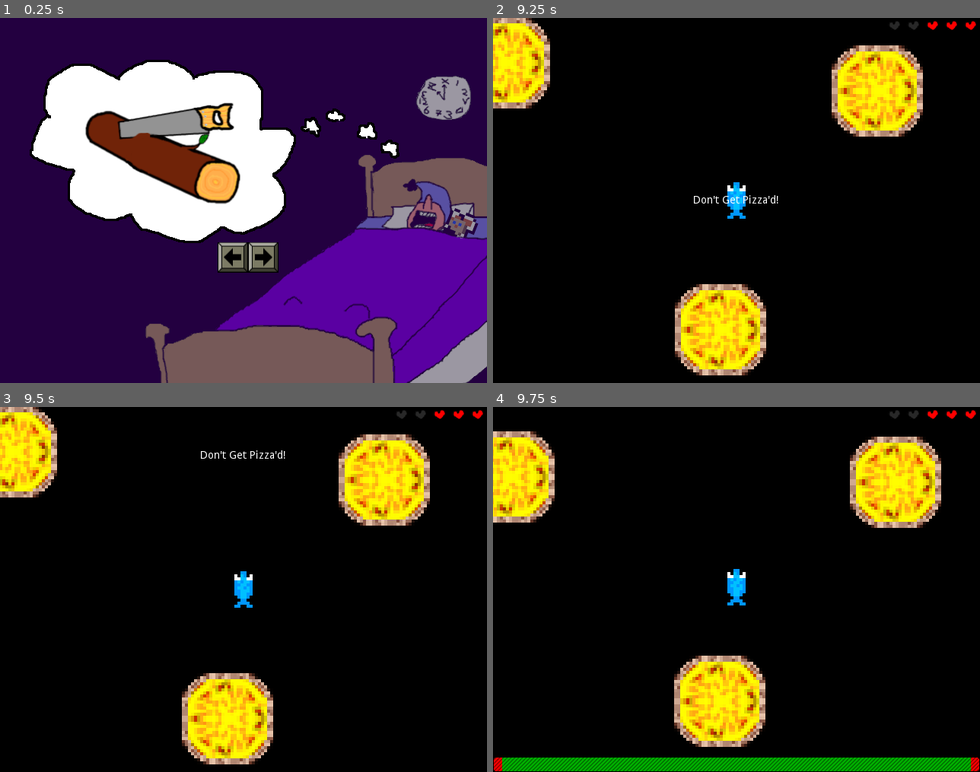
Above: before the commit, frames 1-4 (two rows, left to right).
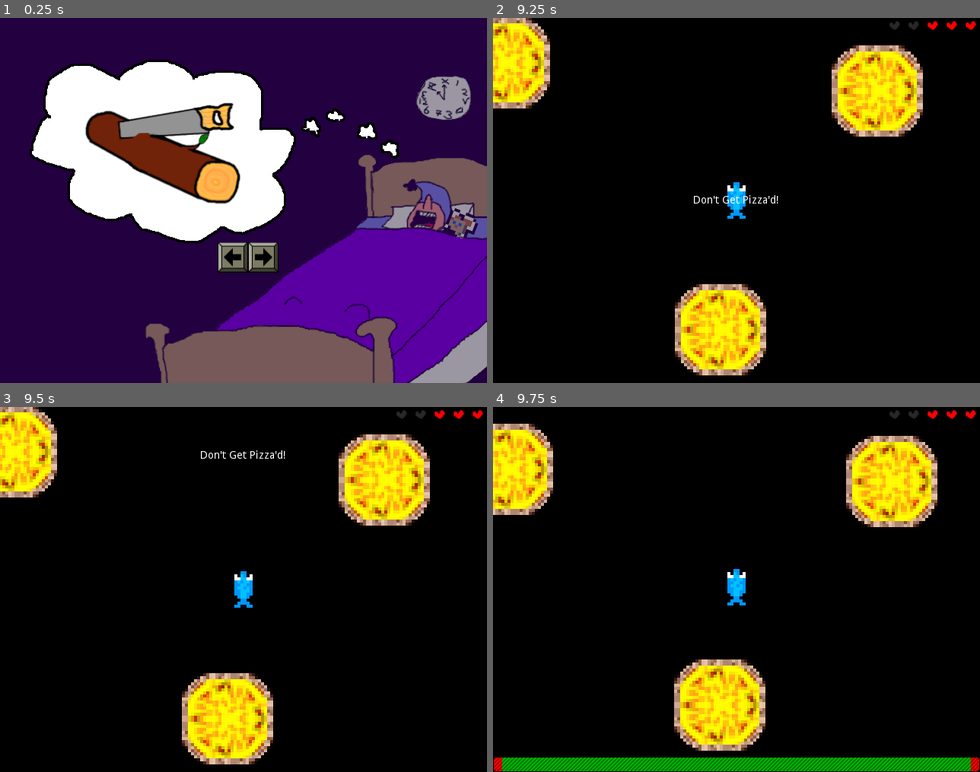
Above: after the commit, the same moments.

Repository: swashdev/minigame-madness
Game: Godot game, scene res://master/scenes/main.tscn
The game is run twice, just before and just after one commit, with the same random seed, the same clock (stepped at 60 frames per second) and the same inputs.
Inputs:
- Up to frame 1 (0.25 s): no input
- Up to frame 2 (9.25 s): tap Enter at 0.5 s; hold Right (ui_right) 0.53-1.28 s; tap Space (ui_select) at 0.77, 1.52, 3.02, 3.77, 4.52, 5.75, 6.02, 6.77, 7.52, 9.02 s; hold Down (ui_down) 1.28-2.03 s; hold Right (ui_right) 2.03-2.78 s; hold Up (ui_up) 2.78-3.53 s; hold Left (ui_left) 3.53-5.03 s; hold Down (ui_down) 5.03-5.78 s; hold Right (ui_right) 5.78-6.53 s; tap A at 6.5 s; hold Up (ui_up) 6.53-7.28 s; hold Right (ui_right) 7.28-8.03 s; hold Down (ui_down) 8.03-8.78 s; hold Left (ui_left) from 8.78 s (still down)
- Up to frame 3 (9.5 s): keep holding Left (ui_left)
- Up to frame 4 (9.75 s): release Left (ui_left) at 9.53 s; hold Up (ui_up) from 9.53 s (still down)

Frames 1-3 are identical in both runs. In frame 4, 8.2% of the frame differs, in the area x 0-93%, y 4-95%.

Commit message:
adjust maximum pizza speed.

Diff:
--- a/mini/anchovy_quest/scripts/anchovy_game.gd
+++ b/mini/anchovy_quest/scripts/anchovy_game.gd
@@ -3,7 +3,7 @@
 
 
 # The max & minimum speed of the in-game pizzas.
-const MAX_PIZZA: float = 300.0
+const MAX_PIZZA: float = 200.0
 const MIN_PIZZA: float = 100.0
 
 # The scene to be used for the initial pizza instances.
